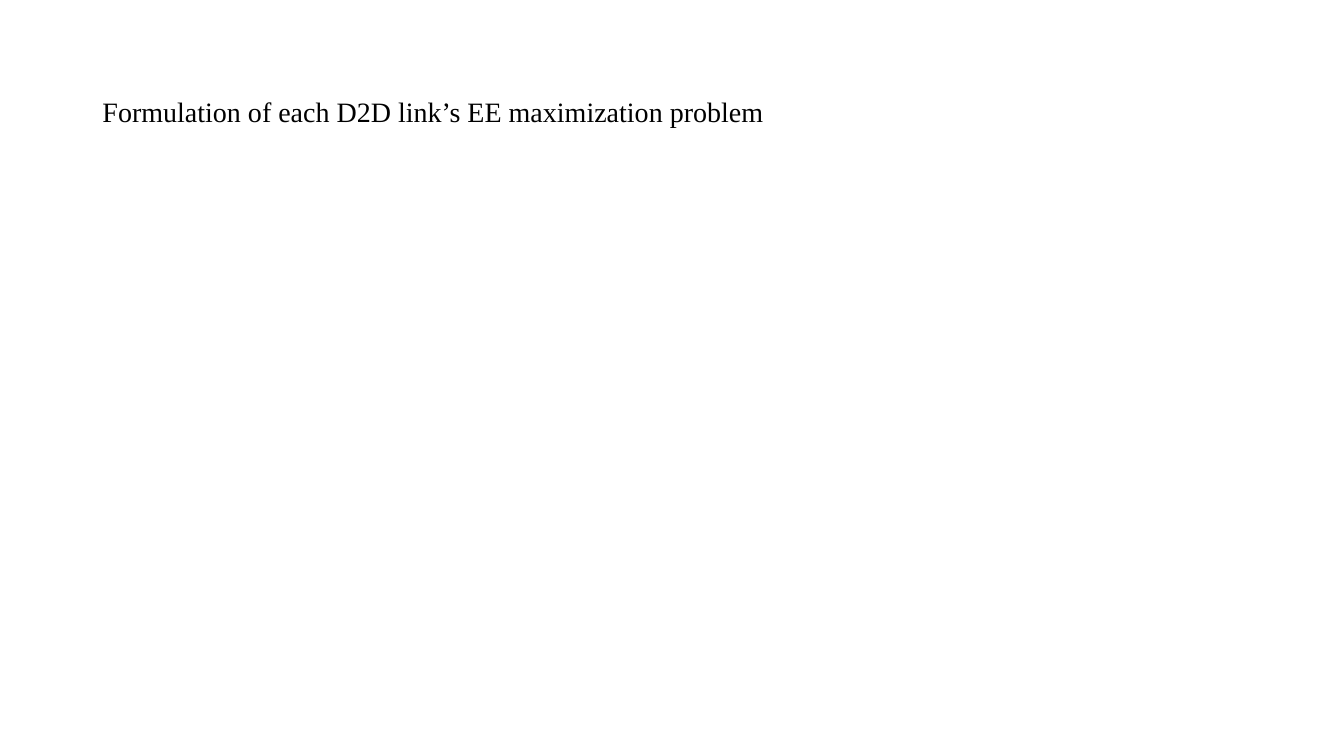
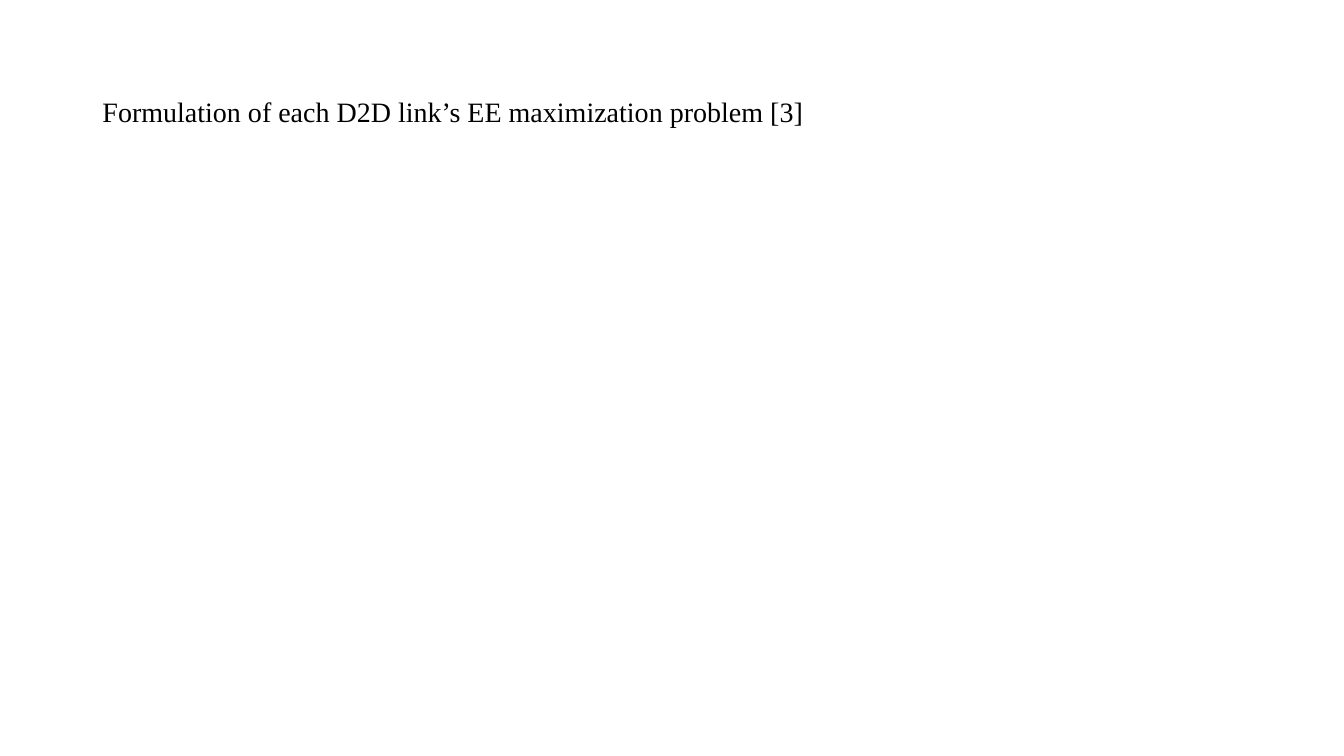
Before and after one commit to lyb1234567/Third-year-lectures, a slide deck: slide 19 of EEE380/Second Marker.pptx (slide 21 before the commit). Drawn at 1344x756 pixels with LibreOffice and Linux fonts; fonts in the diff are those of the drawing; grey boxes stand for pictures. Boxes give left, top, right and bottom in pixels: in the first picture for what was removed or moved away, otherwise in the second. Text is boxed around its words. In the diff, an @@ line names an element or a change of style, - is before the commit and + after.

```diff
--- a/EEE380/Second Marker.pptx
+++ b/EEE380/Second Marker.pptx
@@ title at <box>102,102,803,127</box>: text changed @@
-Formulation of each D2D link’s EE maximization problem
+Formulation of each D2D link’s EE maximization problem [3]
```
Also in this commit, not shown: 28 other slides changed, 6 slides added, 4 slides removed, 22 other files.
